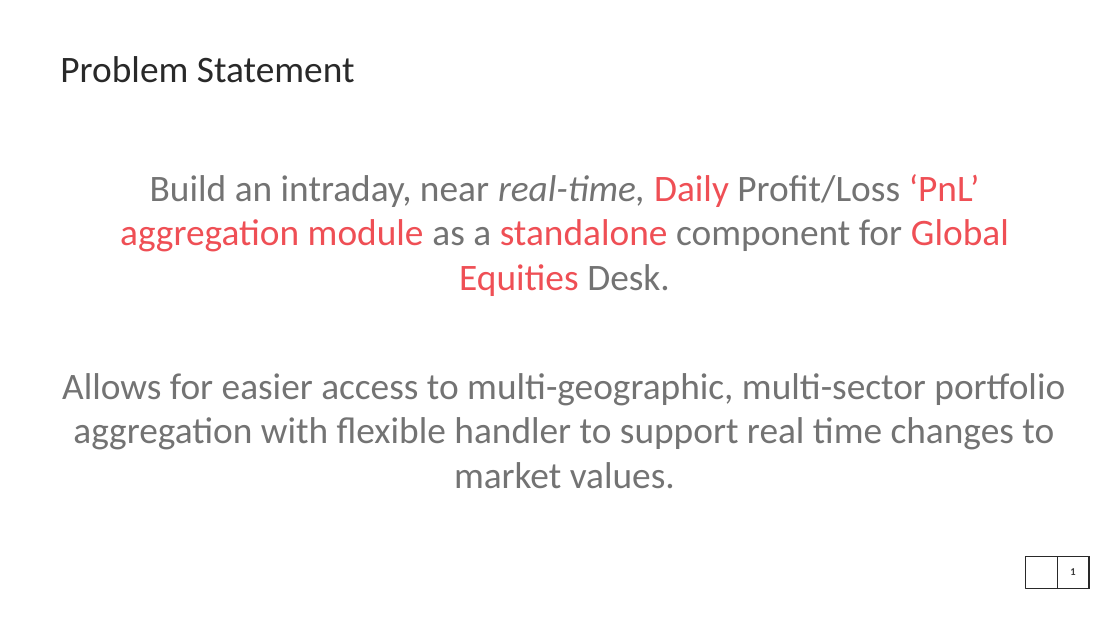
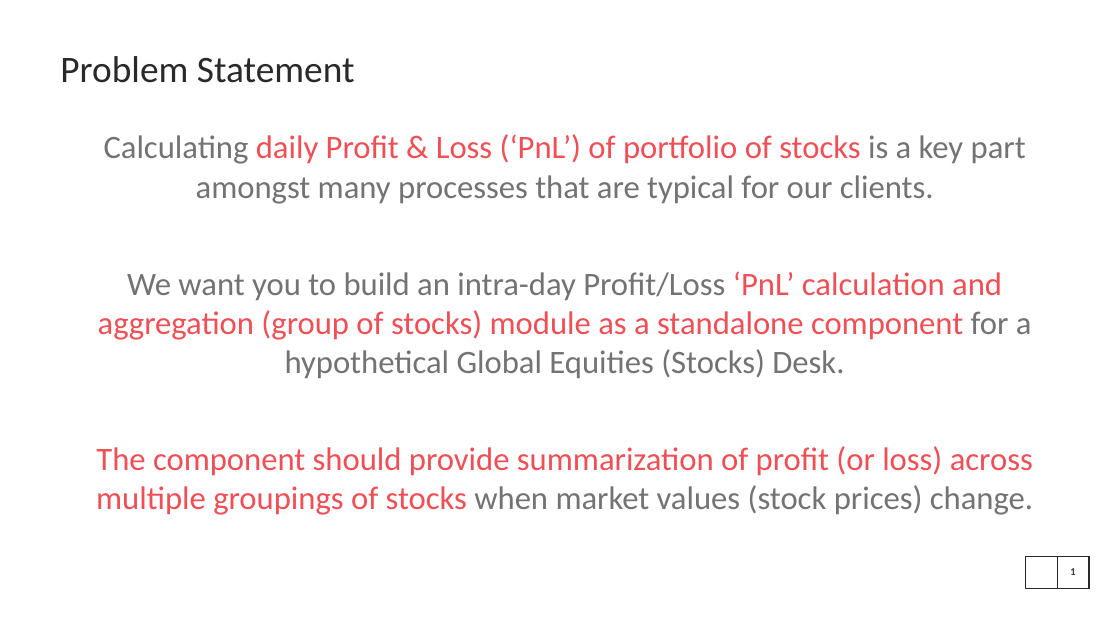
Before and after one commit to skandula76/PS_NY_Fall2018_CoreJavaHack, a slide deck: slide 1 of Java_Hack_2018_Nov.pptx. Drawn at 1120x630 pixels with LibreOffice and Linux fonts; fonts in the diff are those of the drawing; background and template pictures are left out. Boxes give left, top, right and bottom in pixels: in the first picture for what was removed or moved away, otherwise in the second. Text is boxed around its words. In the diff, an @@ line names an element or a change of style, - is before the commit and + after.

```diff
--- a/Java_Hack_2018_Nov.pptx
+++ b/Java_Hack_2018_Nov.pptx
@@ text at <box>96,134,1033,515</box>: text changed; size 32 to 28 pt; text colour #747474 to #EF4F55 @@
-Build an intraday, near real-time, Daily Profit/Loss ‘PnL’ aggregation module as a standalone component for Global Equities Desk.
-Allows for easier access to multi-geographic, multi-sector portfolio aggregation with flexible handler to support real time changes to market values.
+Calculating daily Profit & Loss (‘PnL’) of portfolio of stocks is a key part amongst many processes that are typical for our clients.
+We want you to build an intra-day Profit/Loss ‘PnL’ calculation and aggregation (group of stocks) module as a standalone component for a hypothetical Global Equities (Stocks) Desk.
+The component should provide summarization of profit (or loss) across multiple groupings of stocks when market values (stock prices) change.
```
Also in this commit, not shown: 2 other slides changed, 2 slides added, 1 other file.
